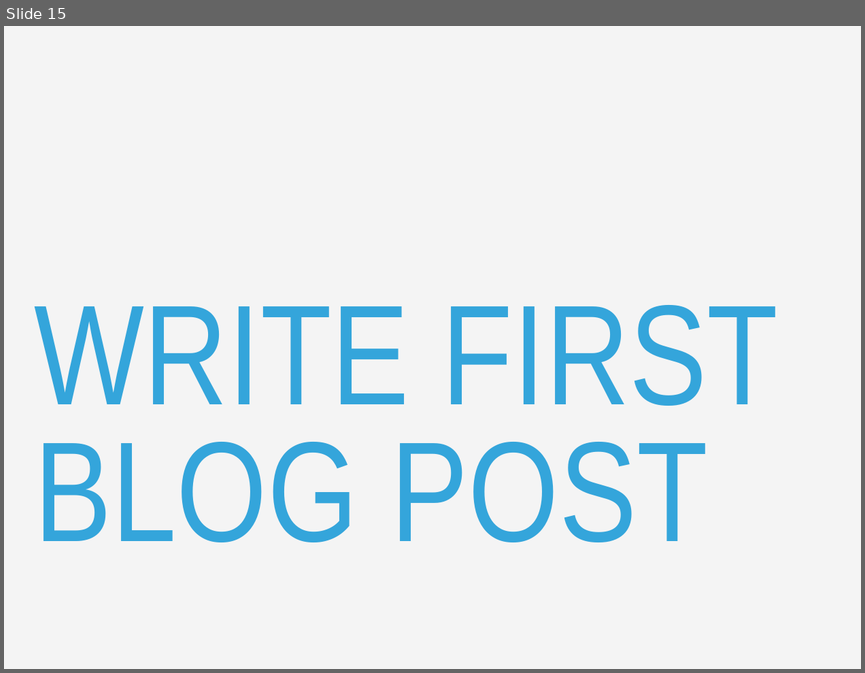
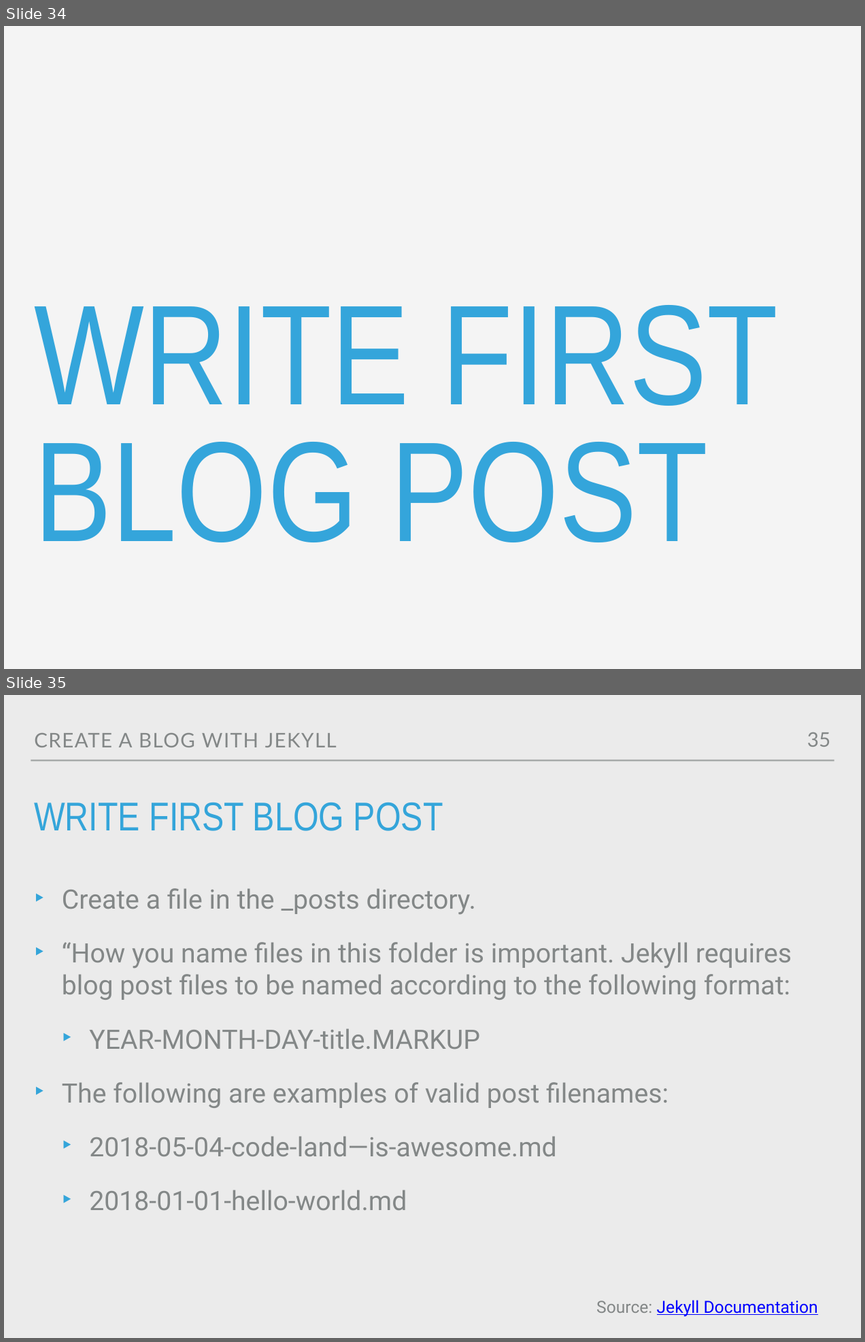
Before and after one commit to M0nica/codeland-workshop, a slide deck: codeland2018.pptx. Shown one above the other, each under a label of ours: slide 15 before the commit, slides 34 and 35 after it. The pictures are 865x673 and 865x1342 pixels, drawn with LibreOffice and Linux fonts; fonts in the diff are those of the drawing; background and template pictures are left out. Boxes give left, top, right and bottom in pixels: in the first picture for what was removed or moved away, otherwise in the second. Text is boxed around its words. In the diff, an @@ line names an element or a change of style, - is before the commit and + after.

```diff
--- a/codeland2018.pptx
+++ b/codeland2018.pptx
@@ slide 35 added at [4,695,861,1338], background #EBEBEB @@
@@ text added at [34,733,337,747], 24 pt, text #838787 @@
+CREATE A BLOG WITH JEKYLL
@@ page number added at [807,732,830,747], 24 pt, text #838787 @@
+35
@@ line added from (31, 761) to (834, 761), #A6AAA9 2 pt @@
@@ title added at [34,802,443,831], 48 pt, text #34A5DA @@
+WRITE FIRST BLOG POST
@@ text added at [62,888,791,1210], 32 pt, text #838787 @@
+‣ Create a file in the _posts directory.
+‣ “How you name files in this folder is important. Jekyll requires blog post files to be named according to the following format:
+  ‣ YEAR-MONTH-DAY-title.MARKUP
+‣ The following are examples of valid post filenames:
+  ‣ 2018-05-04-code-land—is-awesome.md
+  ‣ 2018-01-01-hello-world.md
@@ text added at [596,1300,818,1316], 20 pt, text #0000FF, underline @@
+Source: Jekyll Documentation
@@ what was slide 15 is now slide 34 @@
```
Also in this commit, not shown: 9 slides changed, 41 other slides added, 11 other files.
